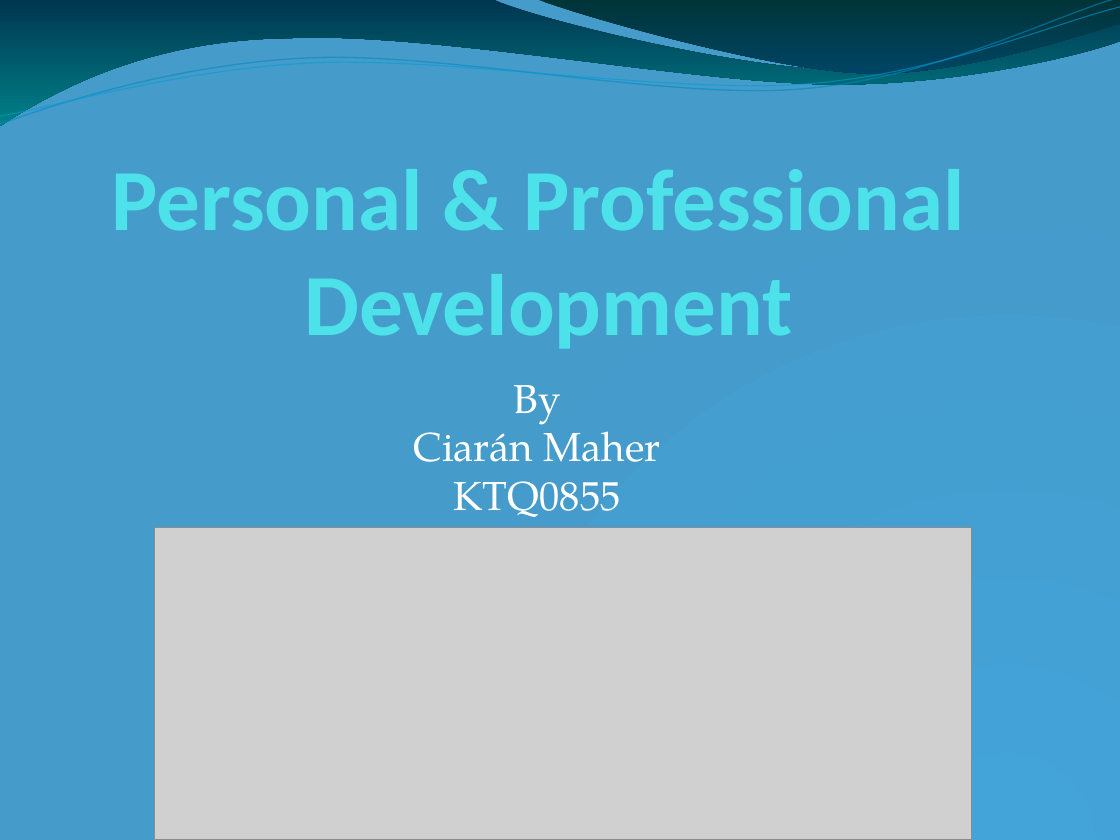
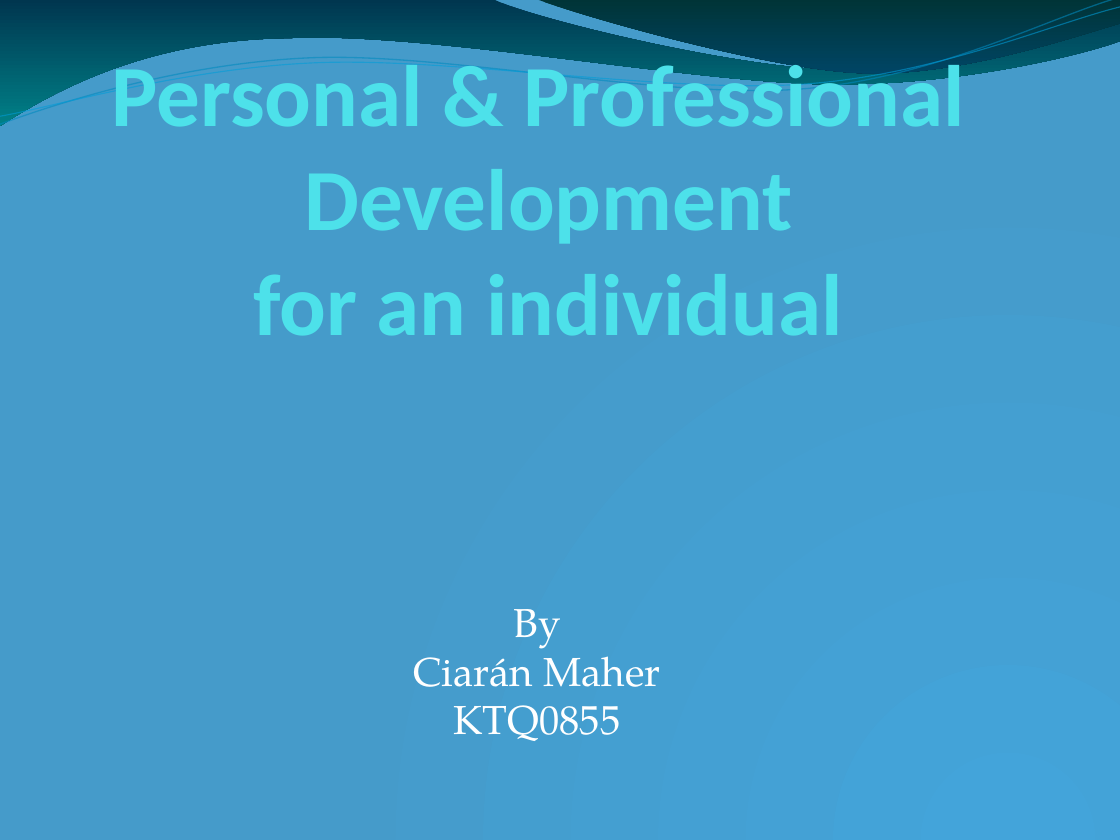
Before and after one commit to CrazeeIvan/ICT_P-PDev, a slide deck: slide 1 of Task 1.odp. Drawn at 1120x840 pixels with LibreOffice and Linux fonts; fonts in the diff are those of the drawing; grey boxes stand for pictures. Boxes give left, top, right and bottom in pixels: in the first picture for what was removed or moved away, otherwise in the second. Text is boxed around its words. In the diff, an @@ line names an element or a change of style, - is before the commit and + after.

```diff
--- a/Task 1.odp
+++ b/Task 1.odp
@@ title at box(111, 53, 964, 336): text changed @@
-Personal & Professional
-Development
+Personal & Professional
+Development
+for an individual
@@ picture removed at box(155, 528, 972, 840) @@
@@ subtitle "By Ciarán Maher KTQ0855": place and size @@
-subtitle "By Ciarán Maher KTQ0855" at box(413, 385, 660, 517)
+subtitle "By Ciarán Maher KTQ0855" at box(413, 609, 660, 741)
```
Also in this commit, not shown: 6 other slides changed.
